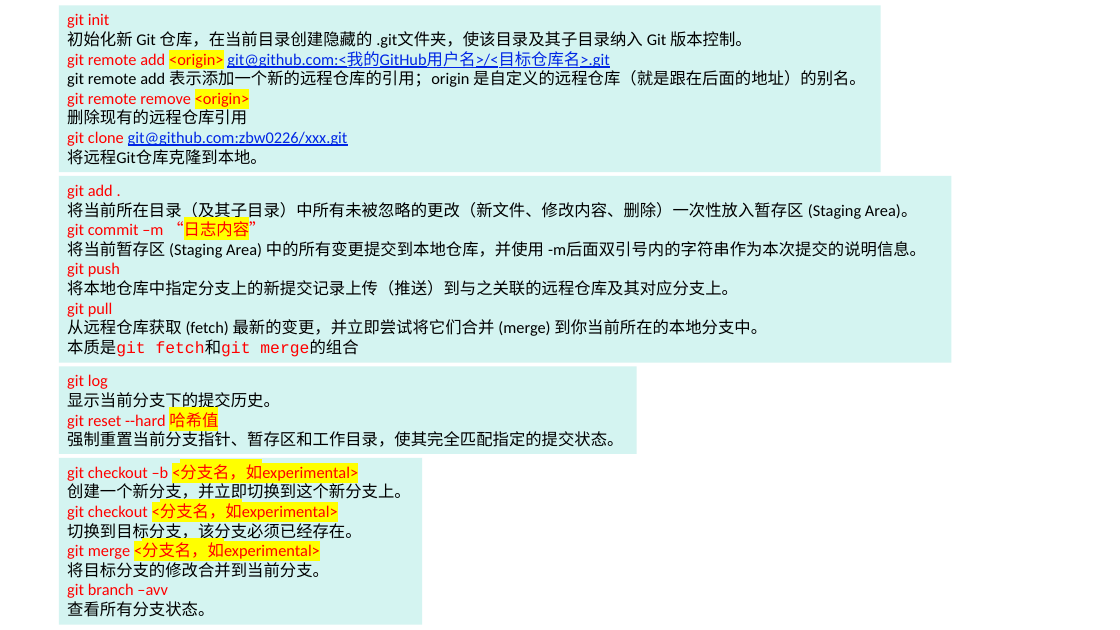
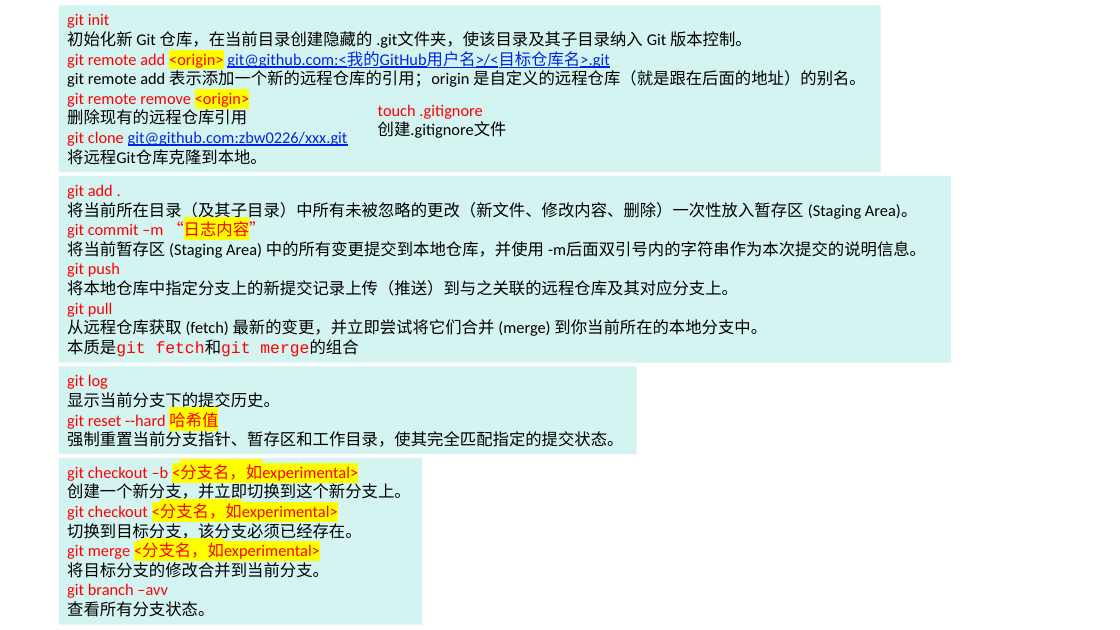
Before and after one commit to zbw0226/Notes, a slide deck: slide 1 of git_bash命令.pptx. Drawn at 1120x630 pixels with LibreOffice and Linux fonts; fonts in the diff are those of the drawing. Boxes give left, top, right and bottom in pixels: in the first picture for what was removed or moved away, otherwise in the second. Text is boxed around its words. In the diff, an @@ line names an element or a change of style, - is before the commit and + after.

```diff
--- a/git_bash命令.pptx
+++ b/git_bash命令.pptx
@@ text added at <box>378,104,507,138</box>, 14 pt, text #FF0000 @@
+touch .gitignore
+创建.gitignore文件
```
Also in this commit, not shown: 1 other file.
